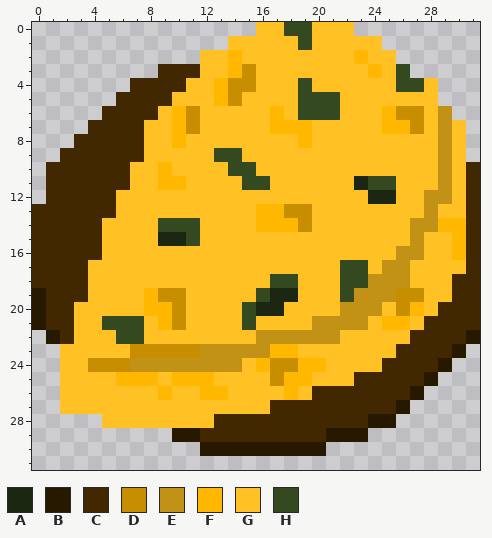
A pixel-art sprite gets an edit: Content/Ingredient/omelet.png. Above is the file before it was changed.
The file is 32x32 pixels.
Palette (. is transparent): A #1c2711  B #271800  C #412800  D #c78f00  E #c29217  F #ffb700  G #ffc123  H #344920
Pixels before, first column x 0:
 0 ................GGHHGGG.........
 1 ..............GGGGGHGGGGG.......
 2 ............GGFGGGGGGGGFGG......
 3 .........CCCGGFDGGGGGGGGFGH.....
 4 .......CCCCGGFDDGGGHGGGGGGHHG...
 5 ......CCCCGGGFDGGGGHHHGGGGGGG...
 6 .....CCCCGFDGGGGGFGHHHGGGFDDGE..
 7 ....CCCCGGFDGGGGGFFFGGGGGFFDGEG.
 8 ...CCCCCGGFGGGGGGGGFGGGGGGGGGEG.
 9 ..CCCCCCGGGGGHHGGGGGGGGGGGGGGEG.
10 .CCCCCCGGFGGGGHHGGGGGGGGGGGGGEGC
11 .CCCCCCGGFFGGGGHHGGGGGGAHHGGGEGC
12 .CCCCCGGGGGGGGGGGGGGGGGGAAGGEEGC
13 CCCCCCGGGGGGGGGGFFDDGGGGGGGGEGGC
14 CCCCCGGGGHHHGGGGFFFDGGGGGGGEEFFC
15 CCCCCGGGGAAHGGGGGGGGGGGGGGGEGGFC
16 CCCCCGGGGGGGGGGGGGGGGGGGGGEEGGFC
17 CCCCGGGGGGGGGGGGGGGGGGHHGEEGGGGC
18 CCCCGGGGGGGGGGGGGHHGGGHHEEEGGGCC
19 BCCCGGGGFDDGGGGGHAAGGGHEEEDDGGCC
20 BCCGGGGGFFDGGGGHAAGGGGEEEGDFGCCC
21 BCCGGHHHGFDGGGGHGGGGEEEEGFFGCCCC
22 .BCGGGHHGGGGGGGGEEEEEEGGGGGCCCCB
23 ..GGGGGDDDDDEEEEEFFGGGGGGGCCCCB.
24 ..GGDDDEEEEEEEEGFDDFFGGGGCCCCB..
25 ..GGGGFFFGFFFGGGGDFFGGGCCCCCB...
26 ..GGGGGGGFGGFFGGGGFGCCCCCCCB....
27 ..GGGGGGGGGGGGGGGCCCCCCCCCB.....
28 .....GGGGGGGGCCCCCCCCCCCBB......
29 ..........BBCCCCCCCCCBBB........
30 ............BBBBBBBBB...........
Once edited:
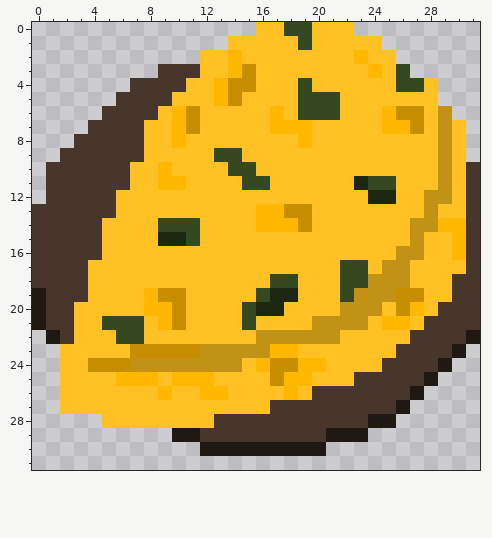
From old to new:
{"colour":"B","old":"#271800","new":"#201812"}
{"colour":"C","old":"#412800","new":"#46362b"}
{"label":"changed","picture_box":[32,64,480,456]}
